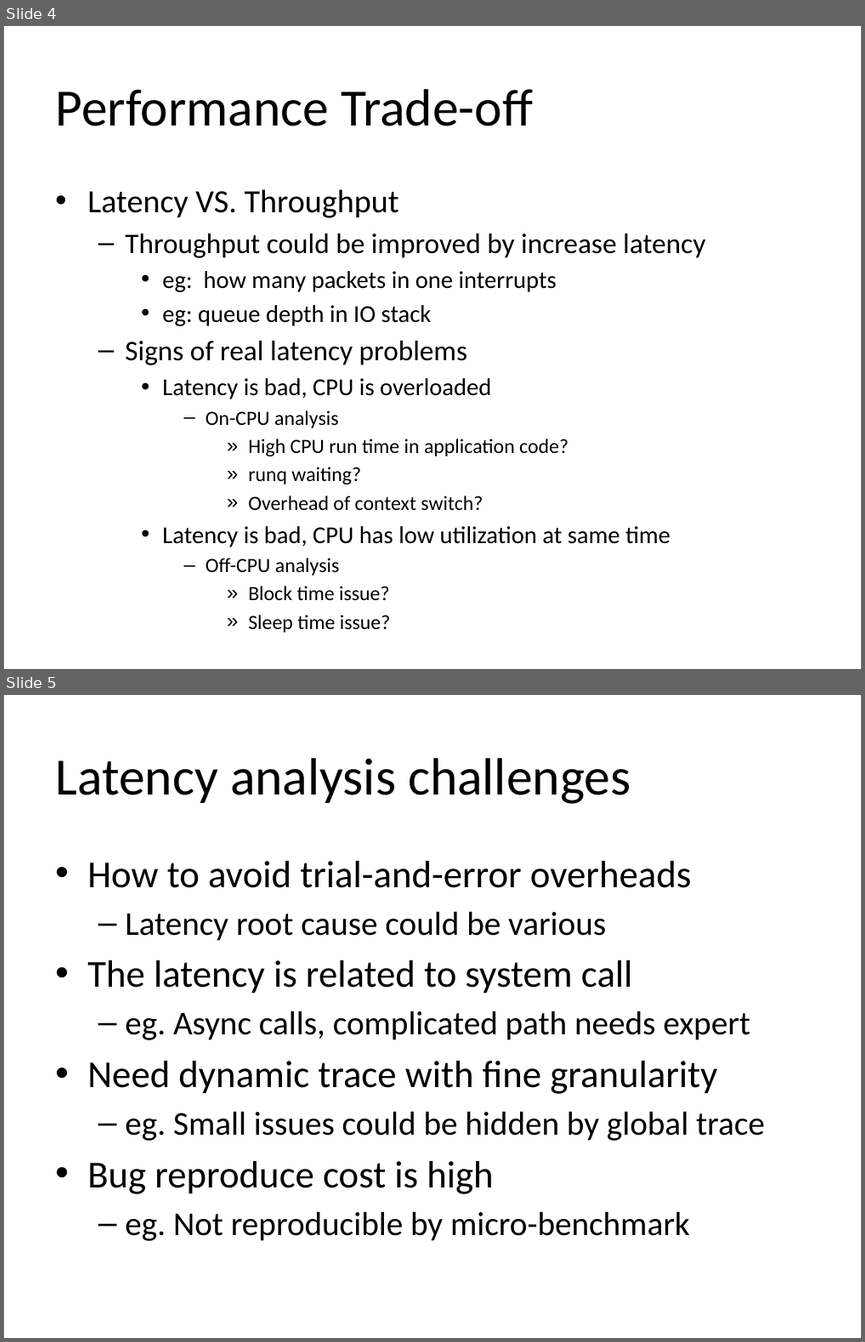
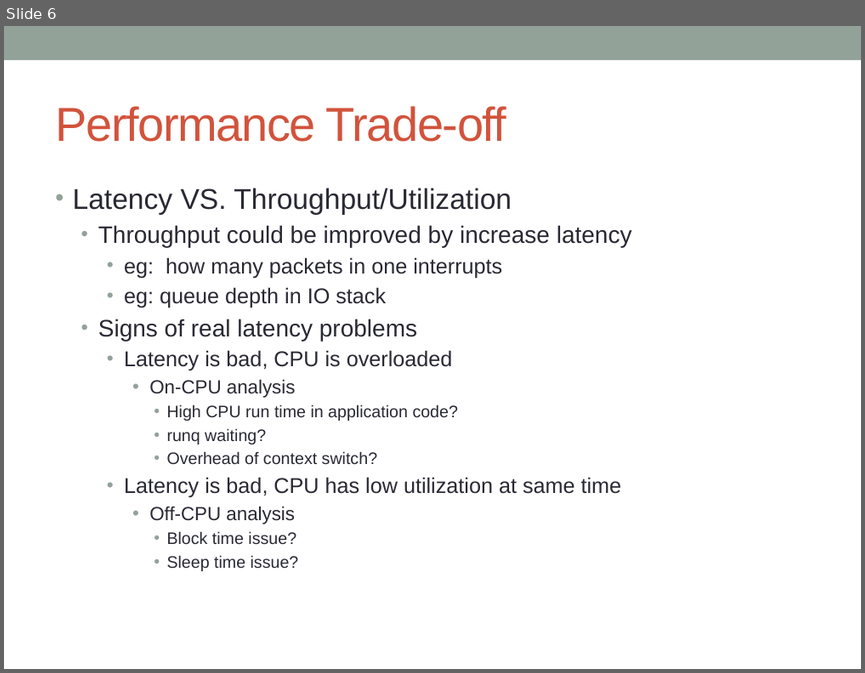
Before and after one commit to yangoliver/mydoc, a slide deck: slides/2016/linux_latency_breakdown.pptx. Shown one above the other, each under a label of ours: slides 4 and 5 before the commit, slide 6 after it. The pictures are 865x1342 and 865x673 pixels, drawn with LibreOffice and Linux fonts; fonts in the diff are those of the drawing. Boxes give left, top, right and bottom in pixels: in the first picture for what was removed or moved away, otherwise in the second. Text is boxed around its words. In the diff, an @@ line names an element or a change of style, - is before the commit and + after.

```diff
--- a/slides/2016/linux_latency_breakdown.pptx
+++ b/slides/2016/linux_latency_breakdown.pptx
@@ slide 5 removed at bbox=[4, 695, 861, 1338], background #FFFFFF @@
@@ title removed at bbox=[55, 758, 630, 804] @@
-Latency analysis challenges
@@ text removed at bbox=[87, 861, 765, 1241] @@
-• How to avoid trial-and-error overheads
-  – Latency root cause could be various
-• The latency is related to system call
-  – eg. Async calls, complicated path needs expert
-• Need dynamic trace with fine granularity
-  – eg. Small issues could be hidden by global trace
-• Bug reproduce cost is high
-  – eg. Not reproducible by micro-benchmark
@@ what was slide 4 is now slide 6 @@
@@ slide 6 changed as well @@
@@ rectangle added at bbox=[4, 26, 861, 60], fill #93A299 @@
@@ title "Performance Trade-off": place and size @@
-title "Performance Trade-off" at bbox=[55, 89, 533, 126]
+title "Performance Trade-off" at bbox=[55, 106, 507, 142]
@@ title "Performance Trade-off" at bbox=[55, 106, 507, 142]: size 44 to 40 pt, font Calibri to Arial, text colour #000000 to #D2533C, letter spacing 0 to -1 pt @@
@@ text at bbox=[73, 188, 511, 215]: text changed; size 27.2 to 24 pt; font Calibri to Arial; text colour #000000 to #292934 @@
-• Latency VS. Throughput
+• Latency VS. Throughput/Utilization
@@ text at bbox=[98, 225, 632, 571]: size 23.8 to 20 pt in "Throughput could be improved by increase latency", "Signs of real latency problems"; font Calibri to Arial, text colour #000000 to #292934; size 20.4 to 18 pt in "eg: how many packets in one interrupts", "eg: queue depth in IO stack", "Latency is bad, CPU is overloaded", "Latency is bad, CPU has low utilization ..."; size 17 to 16 pt in "On-CPU analysis", "Off-CPU analysis"; size 17 to 14 pt in "High CPU run time in application code?", "runq waiting?", "Overhead of context switch?", "Block time issue?" and 1 more places; bullet – to •; indent changed; bullet » to • @@
```
Also in this commit, not shown: 17 other slides changed, 1 slide added.
